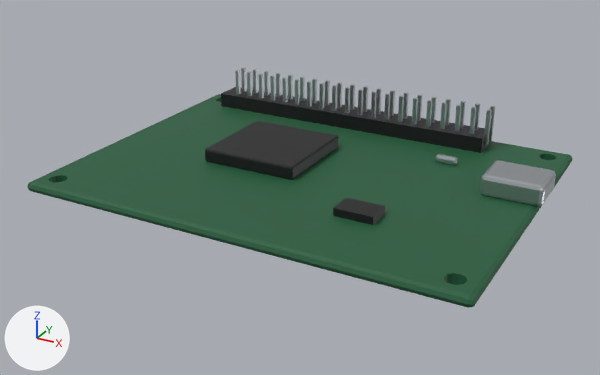
An edit to the glTF model public/assets/processed/board.glb, drawn before and after from the same camera.
The view is the same before and after, from a 50 mm camera at (0.0566, -0.107, 0.0512) aimed at (-0.0006, -0.0029, -0.0008). Lighting does not change. The marker at lower left points along +X, +Y and +Z. The first picture is the older version. Where no turn or scale is listed for an object, it has been applied to the vertices. Vertices at exactly the same position are counted once.

In view in the first picture: 'board_metal', 'board_parts', 'board_pcb'.
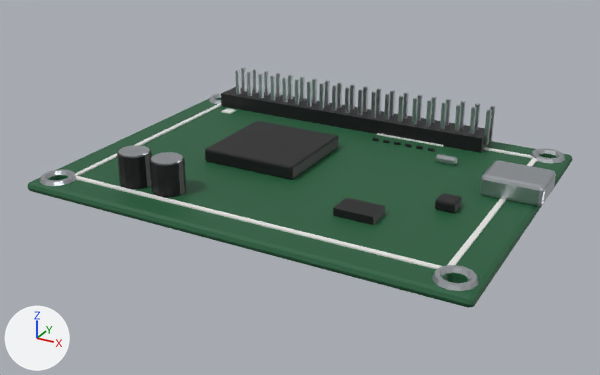
Where the newer file only moved an object's origin or applied its transform, the numbers keep the older frame.

Boxes (x1, y1, x2, y2) around the edits, measured in the pictures (600 x 375 px):
'board_parts', reshaped, moved, rescaled (31% wider): before (205, 87, 490, 225); after (117, 87, 490, 225)
'board_metal', reshaped (63% wider, 61% taller): before (235, 68, 556, 206); after (40, 68, 565, 291)
'board_silk', added: after (75, 103, 537, 269)
part 1 of me_cube_011, added (black): after (221, 87, 490, 153)
part 2 of me_cube_011, added (black): after (435, 193, 462, 213)
part 3 of me_cube_011, added (black): after (117, 148, 152, 190)
part 4 of me_cube_011, added (black): after (149, 157, 186, 198)
part 5 of me_cube_014, added: after (118, 145, 150, 158)
part 6 of me_cube_014, added: after (151, 152, 183, 165)
part 7 of me_cube_014, added: after (40, 169, 76, 186)
part 8 of me_cube_014, added: after (209, 94, 221, 104)
part 9 of me_cube_014, added: after (432, 265, 479, 291)
part 10 of me_cube_014, added: after (530, 148, 565, 163)

What the commit changed:
Material 'board_silk' (mat_board_silk) is new.
Its base color is (0.807, 0.807, 0.791) (white #e8e8e6).
Its roughness is 0.6.
me_cube_011 is used by ob_board_parts; location (-0.0043, 0.005, 0.0029); scale (0.0255, 0.0255, 0.0255).
me_cube_011 had 72 vertices, 132 faces and spanned x -1.0..1.0, y -0.75..0.75, z -0.05..0.05.
me_cube_011 now has 232 vertices, 416 faces and spans x -1.0..1.0, y -0.81..0.81, z -0.09..0.09.
me_cube_011 part 1: a new loose piece, a box spanning x -1.0..0.855, y 0.627..0.809, z -0.091..0.0, in mat_board_chip (black #141416).
me_cube_011 part 2: the loose piece of 56 vertices spanning x -0.47..0.16, y -0.43..0.2, z -0.05..0.04 is copied, and the copy is scaled about its middle by (0.158, 0.158, 0.632), then moved by (1.1, -0.09, -0.06); it spans x 0.89..1.0, y -0.26..-0.15, z -0.09..-0.03.
me_cube_011 part 3: a new loose piece, a 14-sided cylinder along z spanning x -0.74..-0.57, y -0.81..-0.63, z -0.09..0.09, in mat_board_chip (black #141416).
me_cube_011 part 4: a new loose piece, a 14-sided cylinder along z spanning x -0.52..-0.35, y -0.81..-0.63, z -0.09..0.09, in mat_board_chip (black #141416).
Other edits to the shape of me_cube_011 do not show in these pictures.
me_cube_014 is used by ob_board_metal; location (0.0041, 0.0125, 0.0051).
me_cube_014 had 432 vertices, 696 faces and spanned x -0.0312..0.0312, y -0.0103..0.0103, z -0.0035..0.0035.
me_cube_014 now has 776 vertices, 1376 faces and spans x -0.0387..0.0312, y -0.0378..0.0128, z -0.004..0.0035.
me_cube_014 part 5: a new loose piece, a 14-sided cylinder along z spanning x -0.02663..-0.02215, y -0.03284..-0.02824, z 0.0013..0.0017, in mat_board_metal (light grey #c9ced3).
me_cube_014 part 6: a new loose piece, a 14-sided cylinder along z spanning x -0.02063..-0.01615, y -0.03284..-0.02824, z 0.0013..0.0017, in mat_board_metal (light grey #c9ced3).
me_cube_014 part 7: a new loose piece of 72 vertices spanning x -0.0387..-0.0331, y -0.0378..-0.0322, z -0.004..-0.003, in mat_board_metal (light grey #c9ced3).
me_cube_014 part 8: a new loose piece of 72 vertices spanning x -0.0387..-0.0331, y 0.0072..0.0128, z -0.004..-0.003, in mat_board_metal (light grey #c9ced3).
me_cube_014 part 9: a new loose piece of 72 vertices spanning x 0.0243..0.0299, y -0.0378..-0.0322, z -0.004..-0.003, in mat_board_metal (light grey #c9ced3).
me_cube_014 part 10: a new loose piece of 72 vertices spanning x 0.0243..0.0299, y 0.0072..0.0128, z -0.004..-0.003, in mat_board_metal (light grey #c9ced3).
Mesh me_cube_068 is new.
It has 68 vertices, 132 faces and spans x -0.0304..0.0304, y -0.0214..0.0214, z -0.0001..0.0001.
It uses material mat_board_silk (white #e8e8e6).
Object 'board_parts' (ob_board_parts) moves from (-0.0043, 0.005, 0.0029) to (-0.0023, 0.0018, 0.0041).
Object 'board_parts' (ob_board_parts) is rescaled from (0.0255, 0.0255, 0.0255) to (0.0275, 0.0275, 0.0275).
Object 'board_silk' (ob_board_silk) is new; it shows me_cube_068.
Its location is (-0.0003, 0.0, 0.0017).
